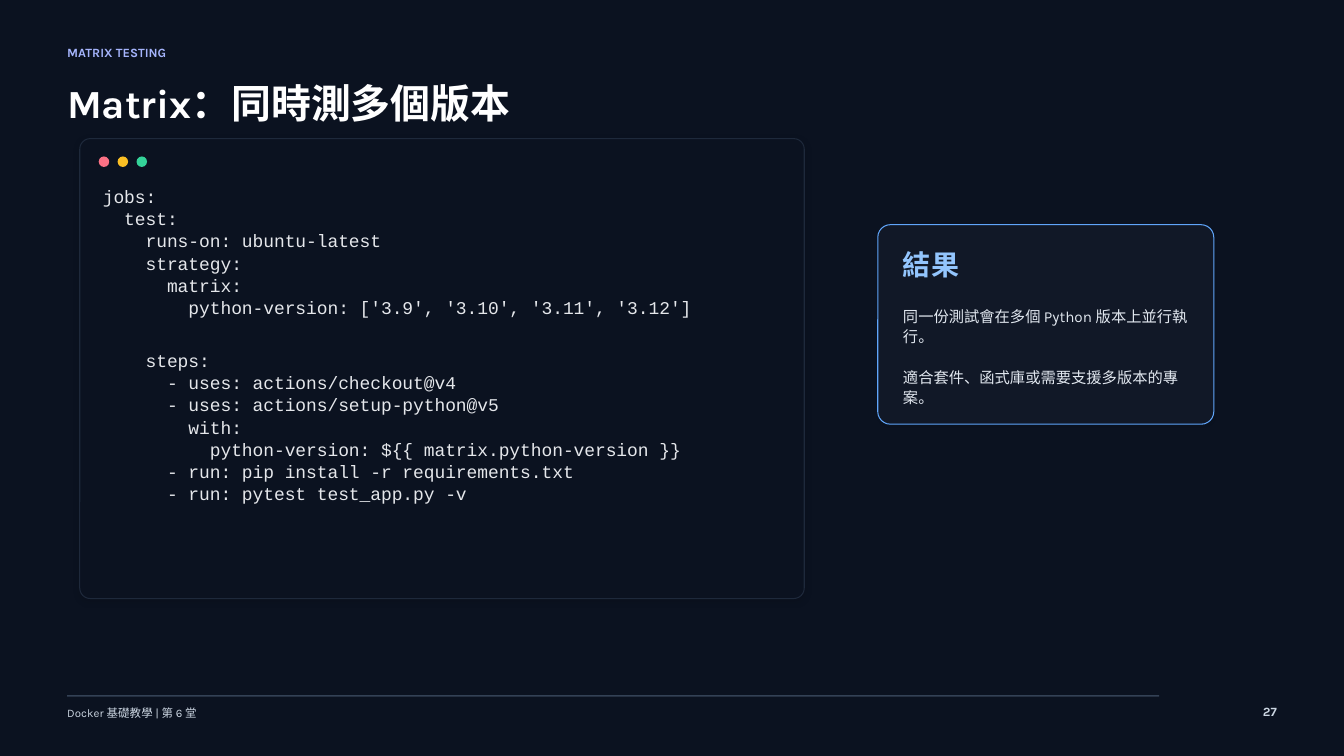
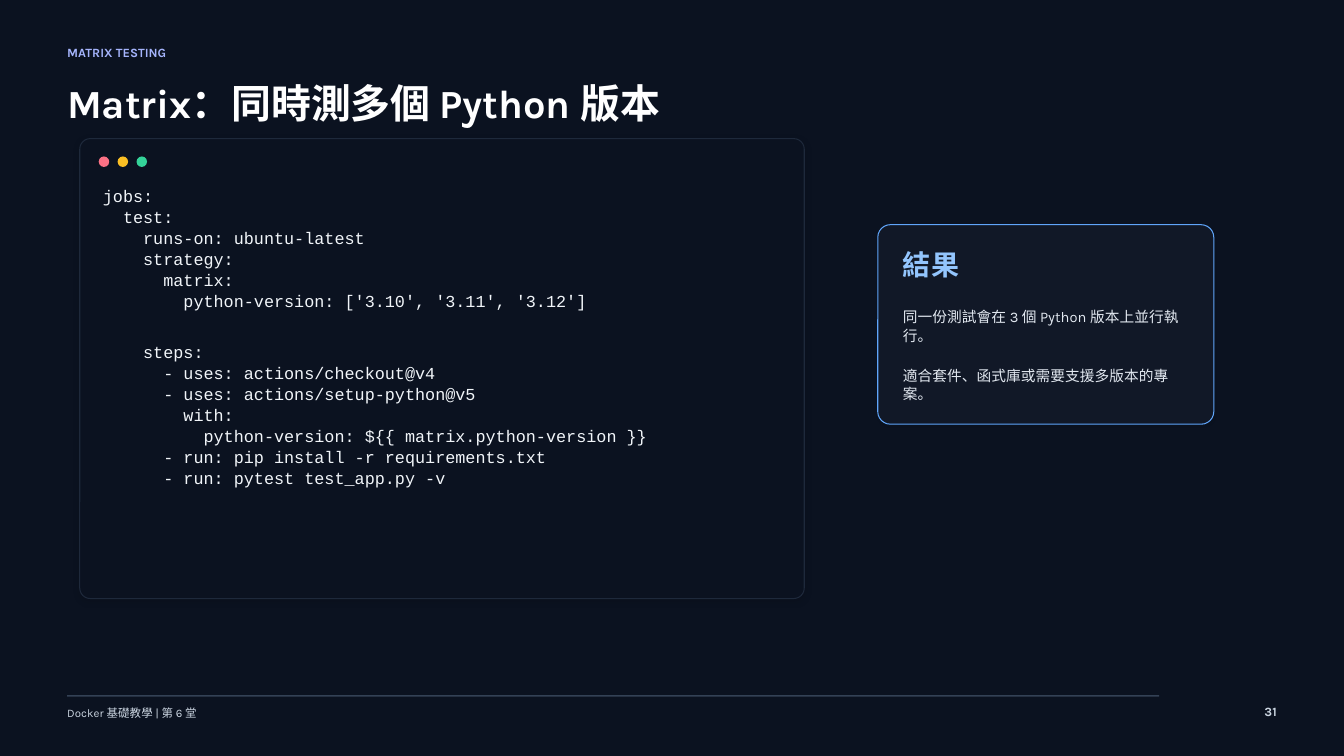
Before and after one commit to lalalalaluk/docker-practice, a slide deck: slide 31 of slides/docker-session6-github-actions-advanced.pptx (slide 27 before the commit). Drawn at 1344x756 pixels with LibreOffice and Linux fonts; fonts in the diff are those of the drawing. Boxes give left, top, right and bottom in pixels: in the first picture for what was removed or moved away, otherwise in the second. Text is boxed around its words. In the diff, an @@ line names an element or a change of style, - is before the commit and + after.

```diff
--- a/slides/docker-session6-github-actions-advanced.pptx
+++ b/slides/docker-session6-github-actions-advanced.pptx
@@ text at (x1=67, y1=84, x2=661, y2=128): text changed @@
-Matrix：同時測多個版本
+Matrix：同時測多個 Python 版本
@@ text at (x1=103, y1=190, x2=617, y2=488): size 12.8 to 12 pt, text colour #E5E7EB to #F1F5F9 in "jobs:", "test:", "runs-on: ubuntu-latest", "strategy:" and 8 more places @@
@@ text at (x1=183, y1=295, x2=587, y2=311): text changed; size 12.8 to 12 pt; text colour #E5E7EB to #F1F5F9 @@
-python-version: ['3.9', '3.10', '3.11', '3.12']
+python-version: ['3.10', '3.11', '3.12']
@@ text at (x1=903, y1=309, x2=1178, y2=342): text changed; size 11 to 10.6 pt @@
-同一份測試會在多個 Python 版本上並行執行。
+同一份測試會在 3 個 Python 版本上並行執行。
@@ text at (x1=903, y1=368, x2=1168, y2=400): size 11 to 10.6 pt in "適合套件、函式庫或需要支援多版本的專案。" @@
@@ text at (x1=1264, y1=707, x2=1276, y2=716): text changed @@
-27
+31
```
Also in this commit, not shown: 25 other slides changed, 41 slides added, 6 slides removed, 4 other files.
